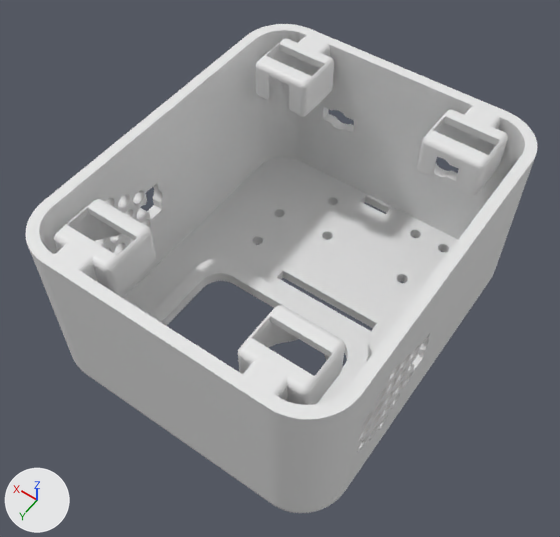
A saved change to the glTF model dashboard/public/exports/bmo_okit_front_shell.glb.
Both versions are drawn from a 50 mm camera at (-0.1455, 0.1368, 0.171) aimed at (-0.0777, 0.0419, 0.0219). The axes (+X, +Y, +Z) are drawn at lower left. The lights are the same throughout. The first picture is the older version. Where no turn or scale is listed for an object, it has been applied to the vertices. Vertices at exactly the same position are counted once.

The scene before the commit, as lines of its bpy script (objects in view):
```python
me_compound = bpy.data.meshes.new('COMPOUND')
me_compound.from_pydata(...)  # 21088 vertices, 42388 faces; spans x -0.1182..-0.0382, y -0.0105..0.0855, z 0.0..0.049
ob_0_1_1_2 = bpy.data.objects.new('=>[0:1:1:2]', me_compound)
ob_0_1_1_2.location = (0.0, 0.0, 0.0)
```
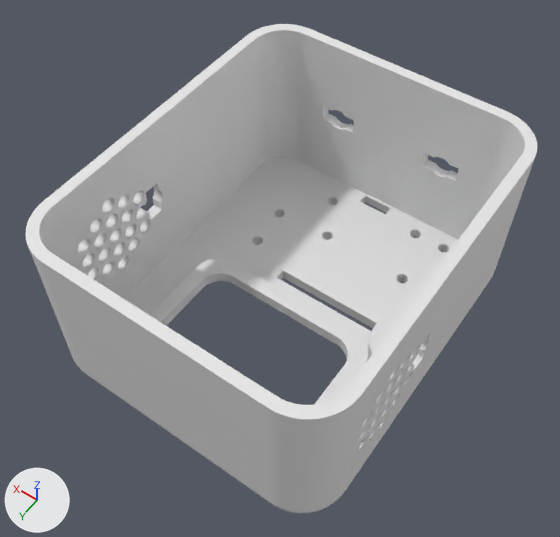
The newer file is also turned or shifted as a whole; pictures and numbers use the older file's frame.

What changed in the scene script:
```text
Change me_compound:
    used by ob_0_1_1_2; location = (0.0, 0.0, 0.0)
    remove me_compound.from_pydata(...)  # 21088 vertices, 42388 faces; spans x -0.1182..-0.0382, y -0.0105..0.0855, z 0.0..0.049
    add me_compound.from_pydata(...)  # 10579 vertices, 21354 faces; spans x -0.1182..-0.0382, y -0.0105..0.0855, z 0.0..0.049
    me_compound part 1: 5257 vertices removed from x -0.1102..-0.0384, y 0.0655..0.0827, z 0.0056..0.049; 3 vertices added at x -0.0493..-0.0458, y 0.0847..0.0854, z 0.0051..0.0056
    me_compound part 2: 5256 vertices removed from x -0.118..-0.0462, y -0.01..0.0095, z 0.0056..0.049; 1 vertex added at x -0.1089, y -0.0102, z 0.0056
```

Boxes (x1, y1, x2, y2) around the edits, measured in the pictures (560 x 537 px):
part 1 of me_compound, cut back
    before: (42, 199, 345, 408)
part 2 of me_compound, cut back
    before: (255, 29, 508, 233)
